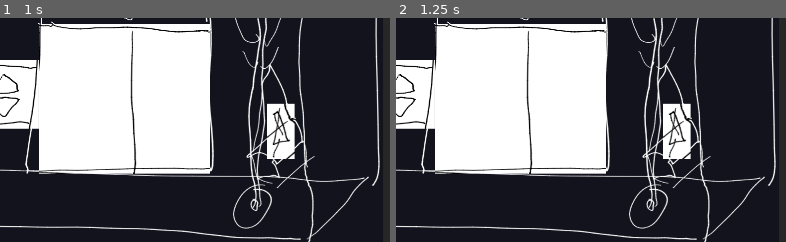
Above: before the commit, frames 1-2 (left to right).
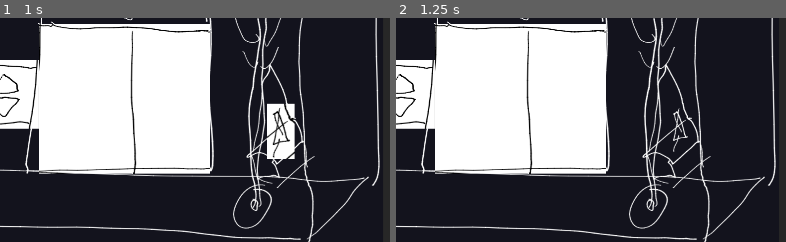
Above: after the commit, the same moments.

Repository: chippmann/dampfmechanische-einstellung
Game: Godot game, scene res://stages/00_Prologue.tscn
The game is run twice, just before and just after one commit, with the same random seed, the same clock (stepped at 60 frames per second) and the same inputs. The engine's default icon, where the game draws it, is replaced by a stand-in: a white triangle on a blue panel in a dark square. Sound files missing from this copy of the repository are replaced by a short silence.
Inputs (mouse positions are % of the whole screen's width and height, from its top left):
- Up to frame 1 (1 s): click (86, 74) at 0.5 s
- Up to frame 2 (1.25 s): no input
The pictures show only the part of the screen within x 50-100%, y 49-98%; the shares and areas given below are measured in that part.

Frame 1 is identical in both runs. In frame 2, 1.7% of the frame differs, in the area x 68-76%, y 37-63%.

Commit message:
create elevator door logic

Diff:
--- /dev/null
+++ b/objects/Reception/ElevatorButton/ElevatorButtonAction.gd
@@ -0,0 +1,6 @@
+extends Reference
+class_name ElevatorButtonAction
+
+
+func _execute(action_name: String) -> void:
+	GameState.elevatorButtonPressed = 1
--- a/objects/Reception/ElevatorButton/ElevatorButtonPress.tres
+++ b/objects/Reception/ElevatorButton/ElevatorButtonPress.tres
@@ -1,7 +1,8 @@
-[gd_resource type="Resource" load_steps=3 format=2]
+[gd_resource type="Resource" load_steps=4 format=2]
 
 [ext_resource path="res://objects/base/resources/ObjectAction.gd" type="Script" id=1]
 [ext_resource path="res://assets/audio/button.ogg" type="AudioStream" id=2]
+[ext_resource path="res://objects/Reception/ElevatorButton/ElevatorButtonAction.gd" type="Script" id=3]
 
 [resource]
 script = ExtResource( 1 )
@@ -9,3 +10,4 @@
 audio = ExtResource( 2 )
 conditionExpression = "true"
 actionExpression = ""
+actionScript = ExtResource( 3 )
--- /dev/null
+++ b/objects/Reception/ElevatorDoor/ElevatorDoorCondition.gd
@@ -0,0 +1,11 @@
+extends Reference
+class_name ElevatorDoorCondition
+
+
+func _is_condition_met(action_name: String) -> bool:
+	match(action_name):
+		"ElevatorDoorPush01":
+			return GameState.elevatorButtonPressed == 0
+		"ElevatorDoorPush02":
+			return GameState.elevatorButtonPressed == 1
+	return false
--- a/objects/Reception/ElevatorDoor/ElevatorDoorPush.tres
+++ b/objects/Reception/ElevatorDoor/ElevatorDoorPush01.tres
@@ -1,11 +1,11 @@
 [gd_resource type="Resource" load_steps=3 format=2]
 
 [ext_resource path="res://objects/base/resources/ObjectAction.gd" type="Script" id=1]
-[ext_resource path="res://assets/voice/room1/hoffentlich.mp3" type="AudioStream" id=2]
+[ext_resource path="res://objects/Reception/ElevatorDoor/ElevatorDoorCondition.gd" type="Script" id=2]
 
 [resource]
 script = ExtResource( 1 )
-name = "ElevatorDoorPush"
-audio = ExtResource( 2 )
-conditionExpression = "true"
+name = "ElevatorDoorPush01"
+conditionExpression = ""
+conditionScript = ExtResource( 2 )
 actionExpression = ""
--- /dev/null
+++ b/objects/Reception/ElevatorDoor/ElevatorDoorPush02.tres
@@ -0,0 +1,13 @@
+[gd_resource type="Resource" load_steps=4 format=2]
+
+[ext_resource path="res://objects/base/resources/ObjectAction.gd" type="Script" id=1]
+[ext_resource path="res://assets/voice/room1/hoffentlich.mp3" type="AudioStream" id=2]
+[ext_resource path="res://objects/Reception/ElevatorDoor/ElevatorDoorCondition.gd" type="Script" id=3]
+
+[resource]
+script = ExtResource( 1 )
+name = "ElevatorDoorPush02"
+audio = ExtResource( 2 )
+conditionExpression = ""
+conditionScript = ExtResource( 3 )
+actionExpression = ""
--- /dev/null
+++ b/objects/Reception/ScrewDriver/ScrewDriverAction.gd
@@ -0,0 +1,7 @@
+extends Action
+class_name ScrewDriverAction
+
+
+func _execute(action_name: String) -> void:
+	Inventory.add_item("ScrewDriver")
+	ActionRelay.trigger("ScrewDriver", "queue_free")
--- a/objects/Reception/ScrewDriver/ScrewDriverPickUp.tres
+++ b/objects/Reception/ScrewDriver/ScrewDriverPickUp.tres
@@ -1,9 +1,13 @@
-[gd_resource type="Resource" load_steps=2 format=2]
+[gd_resource type="Resource" load_steps=4 format=2]
 
 [ext_resource path="res://objects/base/resources/ObjectAction.gd" type="Script" id=1]
+[ext_resource path="res://assets/audio/collect.wav" type="AudioStream" id=2]
+[ext_resource path="res://objects/Reception/ScrewDriver/ScrewDriverAction.gd" type="Script" id=3]
 
 [resource]
 script = ExtResource( 1 )
 name = "ScrewDriverPickUp"
+audio = ExtResource( 2 )
 conditionExpression = "true"
 actionExpression = ""
+actionScript = ExtResource( 3 )
--- a/objects/light/LightAction.gd
+++ b/objects/light/LightAction.gd
@@ -2,5 +2,5 @@
 class_name LightAction
 
 
-func _execute() -> void:
+func _execute(action_name: String) -> void:
 	var _light_bulb = Inventory.use_item("light_bulb")
--- a/objects/light/LightCondition.gd
+++ b/objects/light/LightCondition.gd
@@ -2,5 +2,5 @@
 class_name LightCondition
 
 
-func _is_condition_met() -> bool:
+func _is_condition_met(action_name: String) -> bool:
 	return Inventory.has_object("light_bulb")
--- a/project.godot
+++ b/project.godot
@@ -19,6 +19,16 @@
 "language": "GDScript",
 "path": "res://objects/base/resources/Condition.gd"
 }, {
+"base": "Reference",
+"class": "ElevatorButtonAction",
+"language": "GDScript",
+"path": "res://objects/Reception/ElevatorButton/ElevatorButtonAction.gd"
+}, {
+"base": "Reference",
+"class": "ElevatorDoorCondition",
+"language": "GDScript",
+"path": "res://objects/Reception/ElevatorDoor/ElevatorDoorCondition.gd"
+}, {
 "base": "TextureButton",
 "class": "InteractableObject",
 "language": "GDScript",
@@ -33,6 +43,11 @@
 "class": "LightCondition",
 "language": "GDScript",
 "path": "res://objects/light/LightCondition.gd"
+}, {
+"base": "Action",
+"class": "ScrewDriverAction",
+"language": "GDScript",
+"path": "res://objects/Reception/ScrewDriver/ScrewDriverAction.gd"
 }, {
 "base": "Action",
 "class": "receptionBellAction",
@@ -52,9 +67,12 @@
 _global_script_class_icons={
 "Action": "",
 "Condition": "",
+"ElevatorButtonAction": "",
+"ElevatorDoorCondition": "",
 "InteractableObject": "",
 "LightAction": "",
 "LightCondition": "",
+"ScrewDriverAction": "",
 "receptionBellAction": "",
 "receptionBellCondition": "",
 "receptionReceptionistCondition": ""
--- a/rooms/Reception.tscn
+++ b/rooms/Reception.tscn
@@ -13,8 +13,9 @@
 [ext_resource path="res://objects/Reception/Receptionist/receptionReceptionistWait02.tres" type="Resource" id=11]
 [ext_resource path="res://objects/Reception/Receptionist/receptionReceptionistWait01.tres" type="Resource" id=12]
 [ext_resource path="res://objects/Reception/Receptionist/receptionReceptionistGoTo30.tres" type="Resource" id=13]
-[ext_resource path="res://objects/Reception/ElevatorDoor/ElevatorDoorPush.tres" type="Resource" id=14]
+[ext_resource path="res://objects/Reception/ElevatorDoor/ElevatorDoorPush01.tres" type="Resource" id=14]
 [ext_resource path="res://objects/Reception/ElevatorButton/ElevatorButtonPress.tres" type="Resource" id=15]
+[ext_resource path="res://objects/Reception/ElevatorDoor/ElevatorDoorPush02.tres" type="Resource" id=16]
 
 [node name="Reception" type="Node2D"]
 
@@ -60,9 +61,9 @@
 margin_bottom = 898.0
 texture_normal = ExtResource( 5 )
 expand = true
-actions = [ ExtResource( 14 ) ]
+actions = [ ExtResource( 14 ), ExtResource( 16 ) ]
 
-[node name="ScrewDriver" parent="." instance=ExtResource( 10 )]
+[node name="ScrewDriver" parent="." groups=["ScrewDriver"] instance=ExtResource( 10 )]
 margin_left = 1625.0
 margin_top = 731.0
 margin_right = 1691.0
--- a/singletons/GameState.gd
+++ b/singletons/GameState.gd
@@ -1,3 +1,4 @@
 extends Node
 
 var receptionBellCount = 0
+var elevatorButtonPressed = 0
--- a/singletons/Inventory.gd
+++ b/singletons/Inventory.gd
@@ -17,3 +17,7 @@
 	var object = _inventory.get(objectId)
 	var _ignored = _inventory.erase(objectId)
 	return object
+
+
+func add_item(objectId: String, objectContent = {}) -> void:
+	_inventory[objectId] = objectContent
Not shown, added: assets/audio/collect.wav.import
Not shown, added: assets/audio/electricity.wav.import
Not shown, added: assets/audio/screwdriver.wav.import
Not shown: 1 places in rooms/Reception.tscn that only renumber resources
